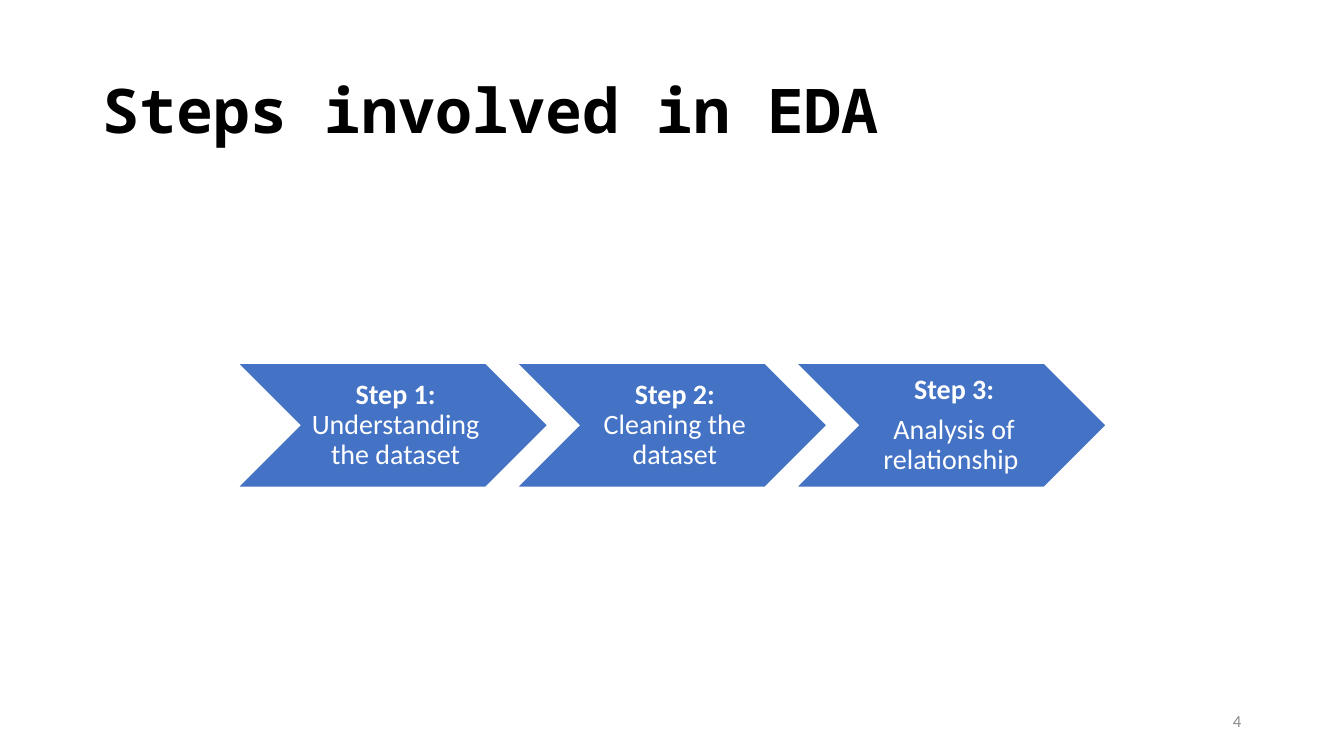
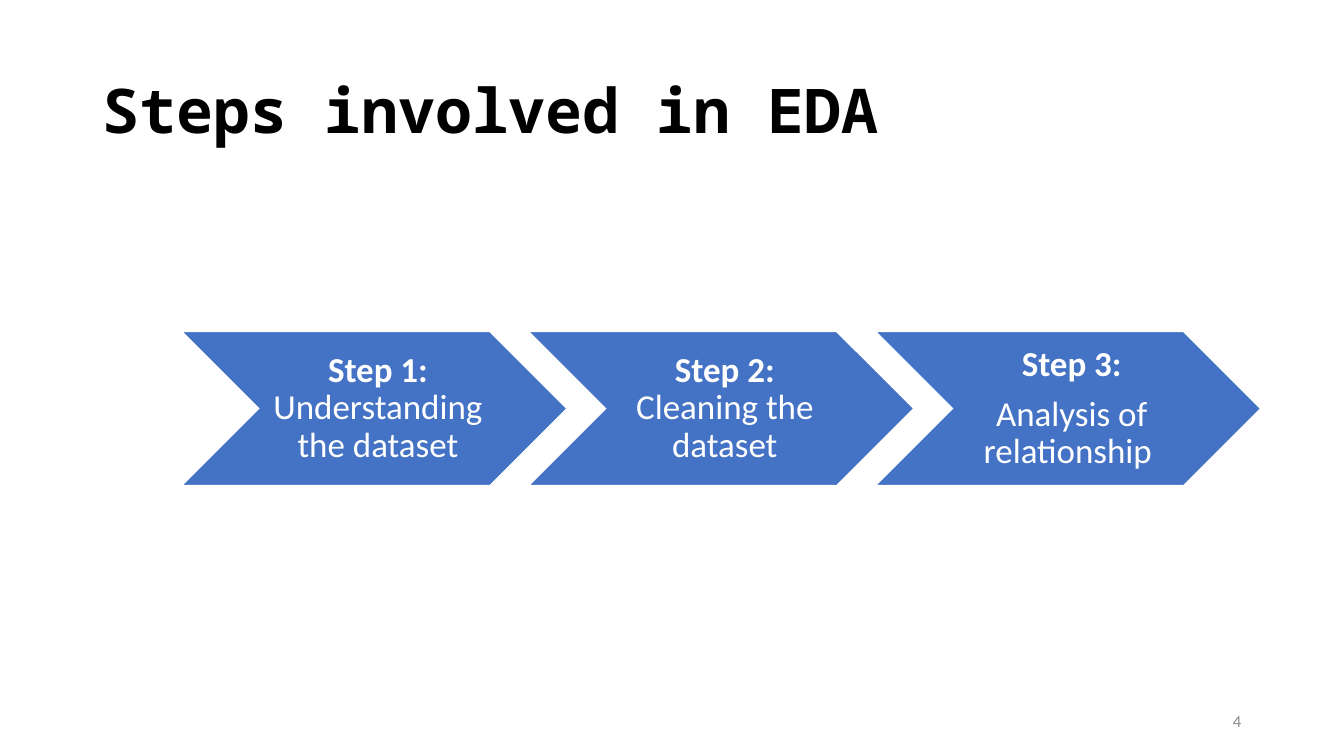
Before and after one commit to iamensah/Exploratory-Data-Analysis, a slide deck: slide 4 of EDA on Flavour of Cacao.pptx. Drawn at 1344x756 pixels with LibreOffice and Linux fonts; fonts in the diff are those of the drawing. Boxes give left, top, right and bottom in pixels: in the first picture for what was removed or moved away, otherwise in the second. Text is boxed around its words. In the diff, an @@ line names an element or a change of style, - is before the commit and + after.

```diff
--- a/EDA on Flavour of Cacao.pptx
+++ b/EDA on Flavour of Cacao.pptx
@@ chevron: place and size @@
-chevron at bbox=[238, 363, 548, 487]
+chevron at bbox=[181, 332, 567, 486]
@@ text "Step 1: Understanding the dataset": place and size @@
-text "Step 1: Understanding the dataset" at bbox=[312, 385, 480, 464]
+text "Step 1: Understanding the dataset" at bbox=[273, 359, 482, 458]
@@ chevron: place and size @@
-chevron at bbox=[517, 363, 828, 487]
+chevron at bbox=[528, 332, 913, 486]
@@ text "Step 2: Cleaning the dataset": place and size @@
-text "Step 2: Cleaning the dataset" at bbox=[604, 385, 746, 464]
+text "Step 2: Cleaning the dataset" at bbox=[636, 359, 813, 458]
@@ chevron: place and size @@
-chevron at bbox=[797, 363, 1107, 487]
+chevron at bbox=[875, 332, 1260, 486]
@@ size 20 to 25 pt; more space between paragraphs in 3 elements at bbox=[273, 359, 482, 458], bbox=[636, 359, 813, 458], bbox=[984, 353, 1152, 469] @@
@@ text "Step 3:": place and size @@
-text "Step 3:" at bbox=[883, 380, 1018, 474]
+text "Step 3:" at bbox=[984, 353, 1152, 469]
```
Also in this commit, not shown: 6 other slides changed, 9 slides added, 1 slide removed, 4 other files.
